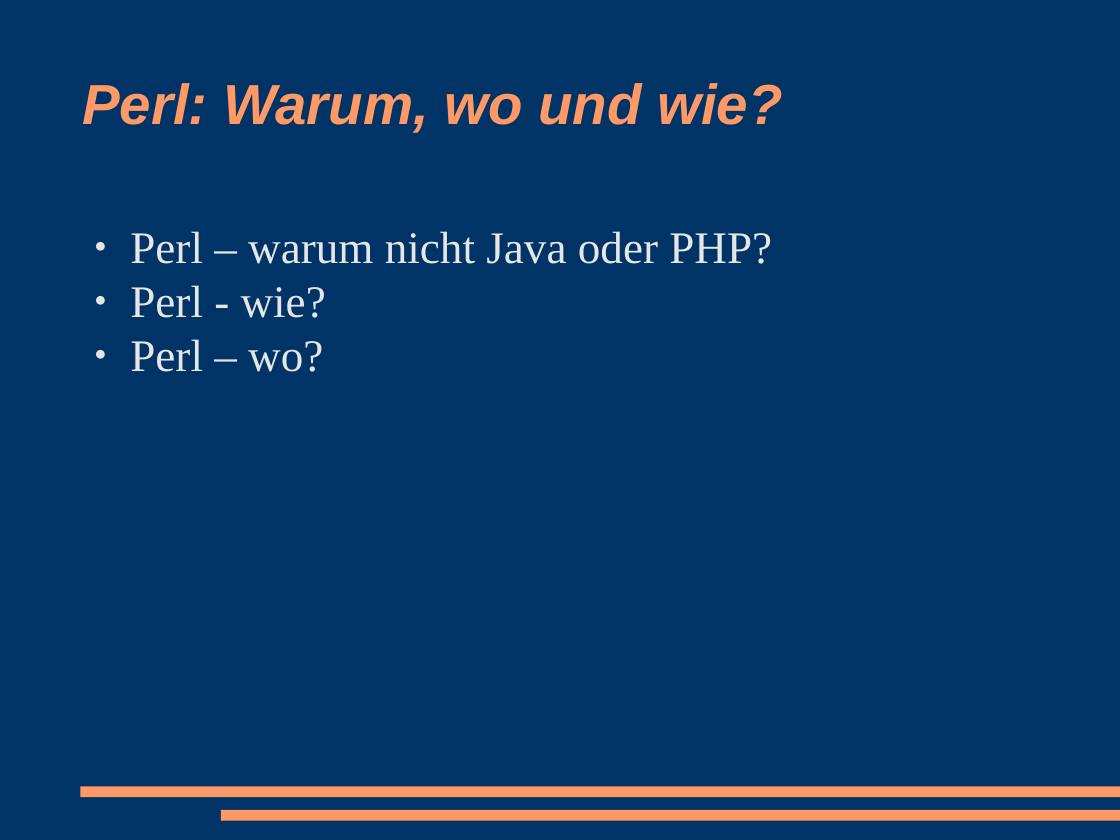
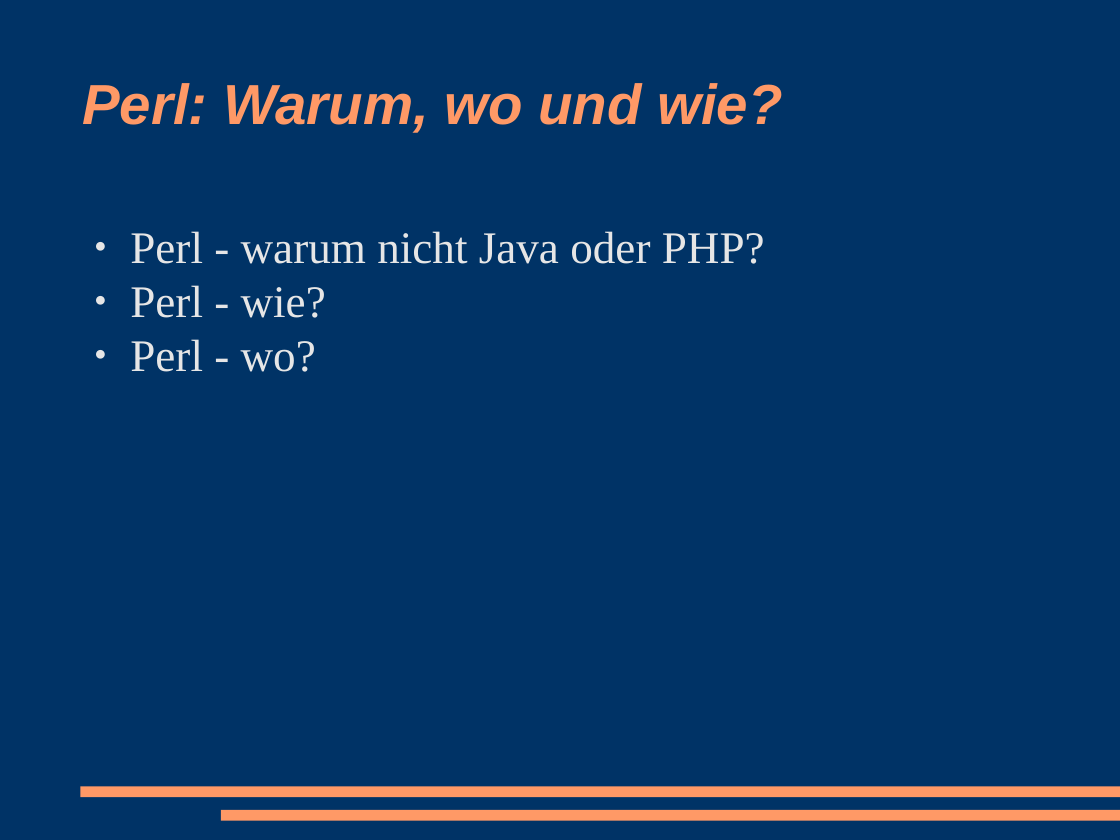
Before and after one commit to racke/Presentations, a slide deck: slide 16 of cebit2009/interchange.odp (slide 15 before the commit). Drawn at 1120x840 pixels with LibreOffice and Linux fonts; fonts in the diff are those of the drawing. Boxes give left, top, right and bottom in pixels: in the first picture for what was removed or moved away, otherwise in the second. Text is boxed around its words. In the diff, an @@ line names an element or a change of style, - is before the commit and + after.

```diff
--- a/cebit2009/interchange.odp
+++ b/cebit2009/interchange.odp
@@ text at (130,231,765,264): text changed @@
-● Perl – warum nicht Java oder PHP?
+● Perl - warum nicht Java oder PHP?
@@ text at (130,339,316,372): text changed @@
-● Perl – wo?
+● Perl - wo?
```
Also in this commit, not shown: 16 other slides changed, 2 slides added, 1 slide removed, 1 other file.
